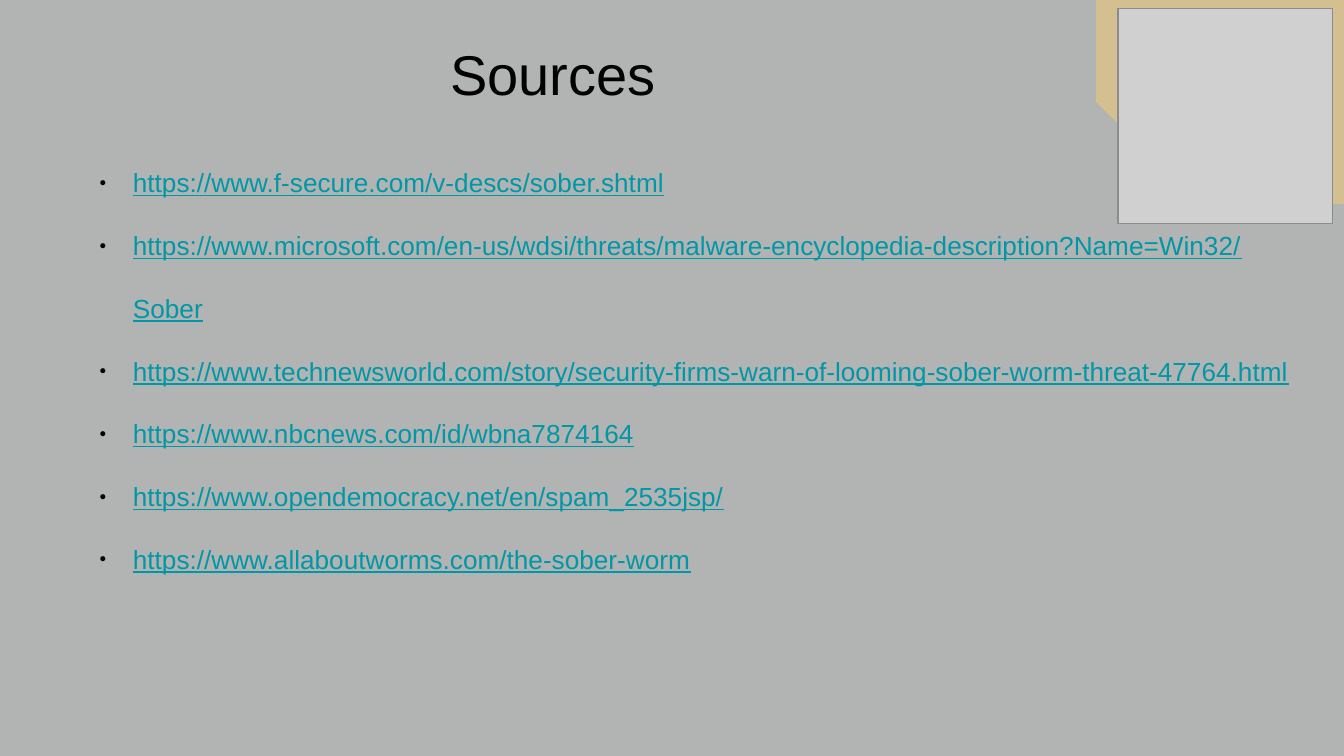
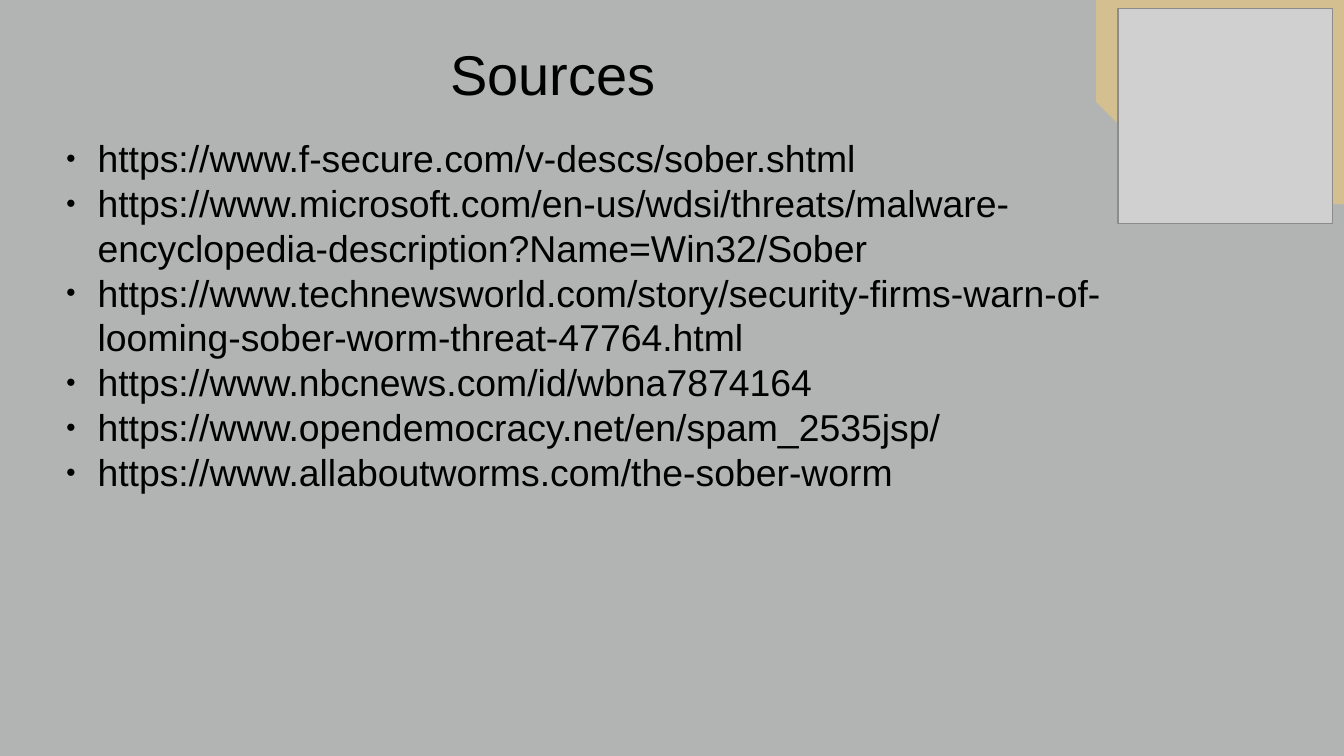
Before and after one commit to BrianFreeman0620/SoberWormPresentation, a slide deck: slide 9 of Freeman_Sober_Worm.pptx. Drawn at 1344x756 pixels with LibreOffice and Linux fonts; fonts in the diff are those of the drawing; grey boxes stand for pictures; background and template pictures are left out. Boxes give left, top, right and bottom in pixels: in the first picture for what was removed or moved away, otherwise in the second. Text is boxed around its words. In the diff, an @@ line names an element or a change of style, - is before the commit and + after.

```diff
--- a/Freeman_Sober_Worm.pptx
+++ b/Freeman_Sober_Worm.pptx
@@ text "https://www.f-secure.com/v-descs/sober.shtml" at (98,145,1101,494): size 14 to 20 pt, text colour #0097A7 to #000000, underline off; indent changed; line spacing 2 to 1 @@
```
Also in this commit, not shown: 4 other slides changed, 1 other file.
